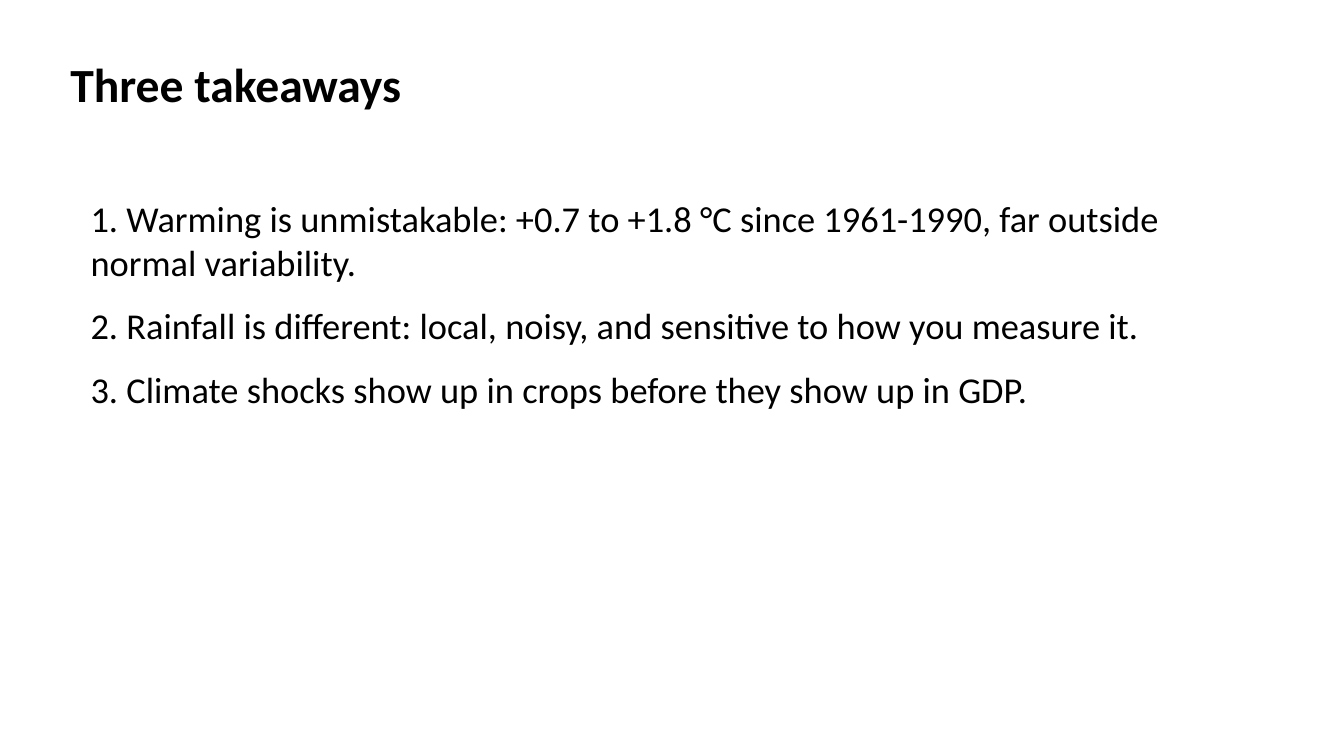
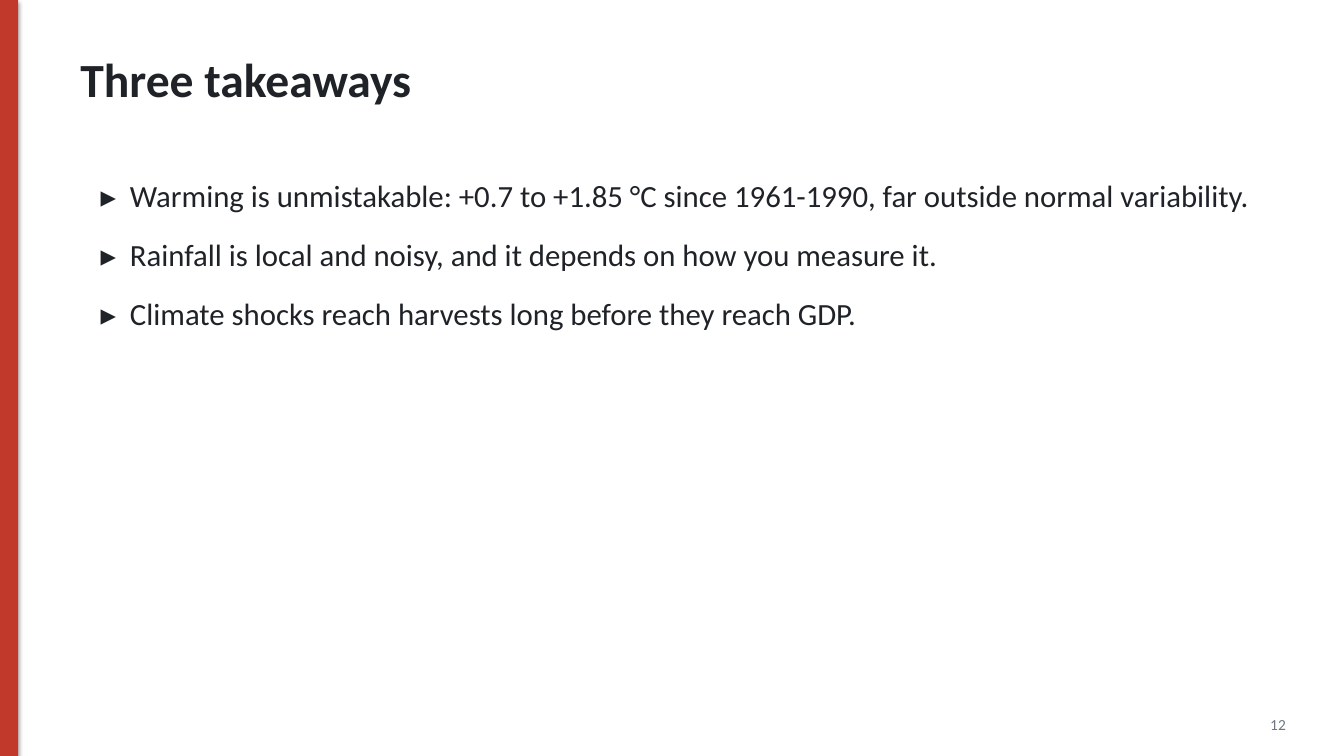
Before and after one commit to Polluxgnr/Environemental-economics-, a slide deck: slide 12 of presentation/Track1_presentation.pptx (slide 10 before the commit). Drawn at 1344x756 pixels with LibreOffice and Linux fonts; fonts in the diff are those of the drawing. Boxes give left, top, right and bottom in pixels: in the first picture for what was removed or moved away, otherwise in the second. Text is boxed around its words. In the diff, an @@ line names an element or a change of style, - is before the commit and + after.

```diff
--- a/presentation/Track1_presentation.pptx
+++ b/presentation/Track1_presentation.pptx
@@ rectangle added at box(0, 0, 18, 756), fill #C0392B @@
@@ text "Three takeaways": place and size @@
-text "Three takeaways" at box(70, 68, 401, 110)
+text "Three takeaways" at box(80, 63, 411, 105)
@@ text "Three takeaways" at box(80, 63, 411, 105): text colour #000000 to #1F2328 @@
@@ text at box(130, 185, 1248, 331): text changed; size 26 to 22 pt; text colour #000000 to #1F2328 @@
-1. Warming is unmistakable: +0.7 to +1.8 °C since 1961-1990, far outside normal variability.
-2. Rainfall is different: local, noisy, and sensitive to how you measure it.
-3. Climate shocks show up in crops before they show up in GDP.
+▸ Warming is unmistakable: +0.7 to +1.85 °C since 1961-1990, far outside normal variability.
+▸ Rainfall is local and noisy, and it depends on how you measure it.
+▸ Climate shocks reach harvests long before they reach GDP.
@@ text added at box(1270, 720, 1286, 730), 11 pt, text #6E7781 @@
+12
```
Also in this commit, not shown: 1 other slide changed, 12 slides added, 10 slides removed, 21 other files.
